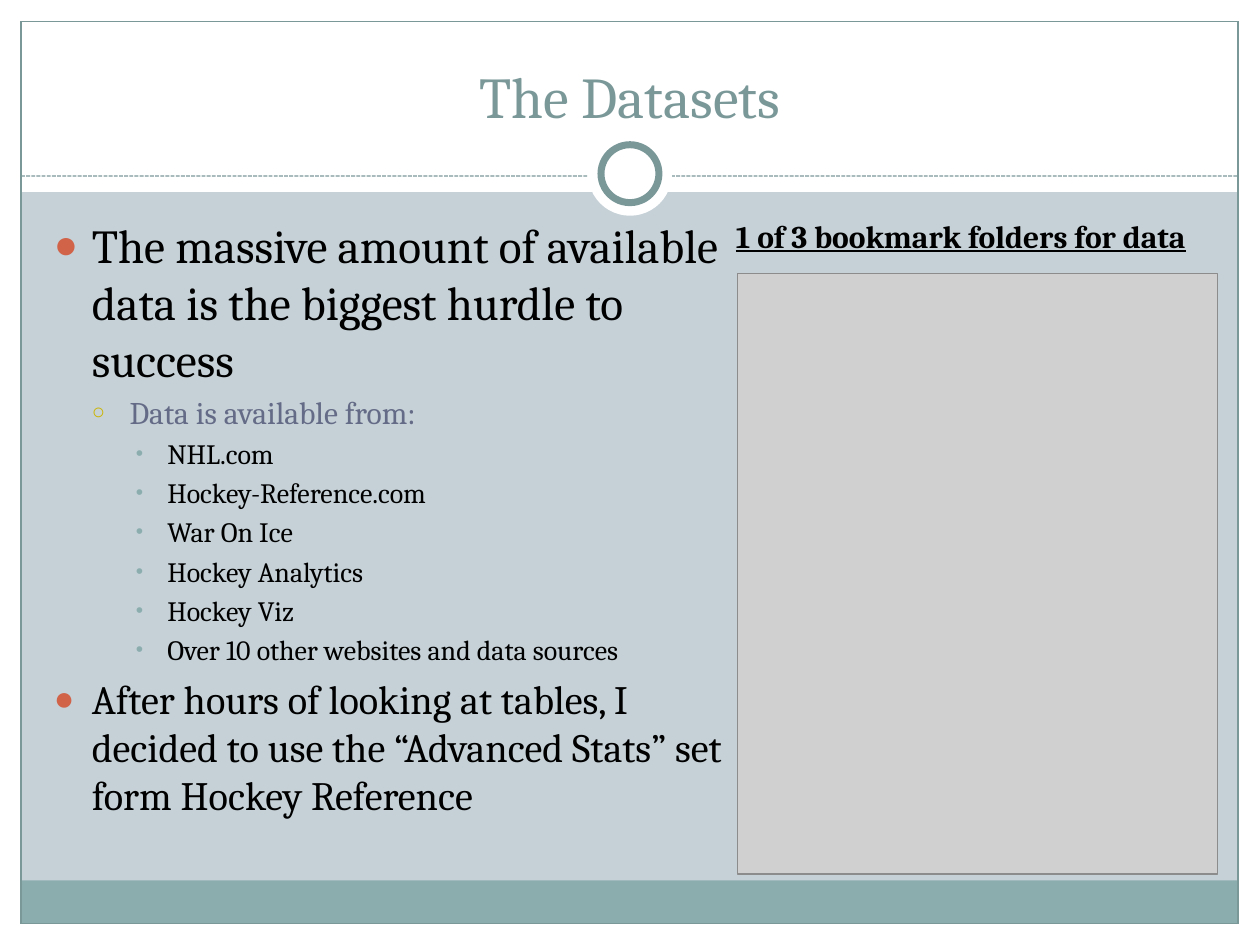
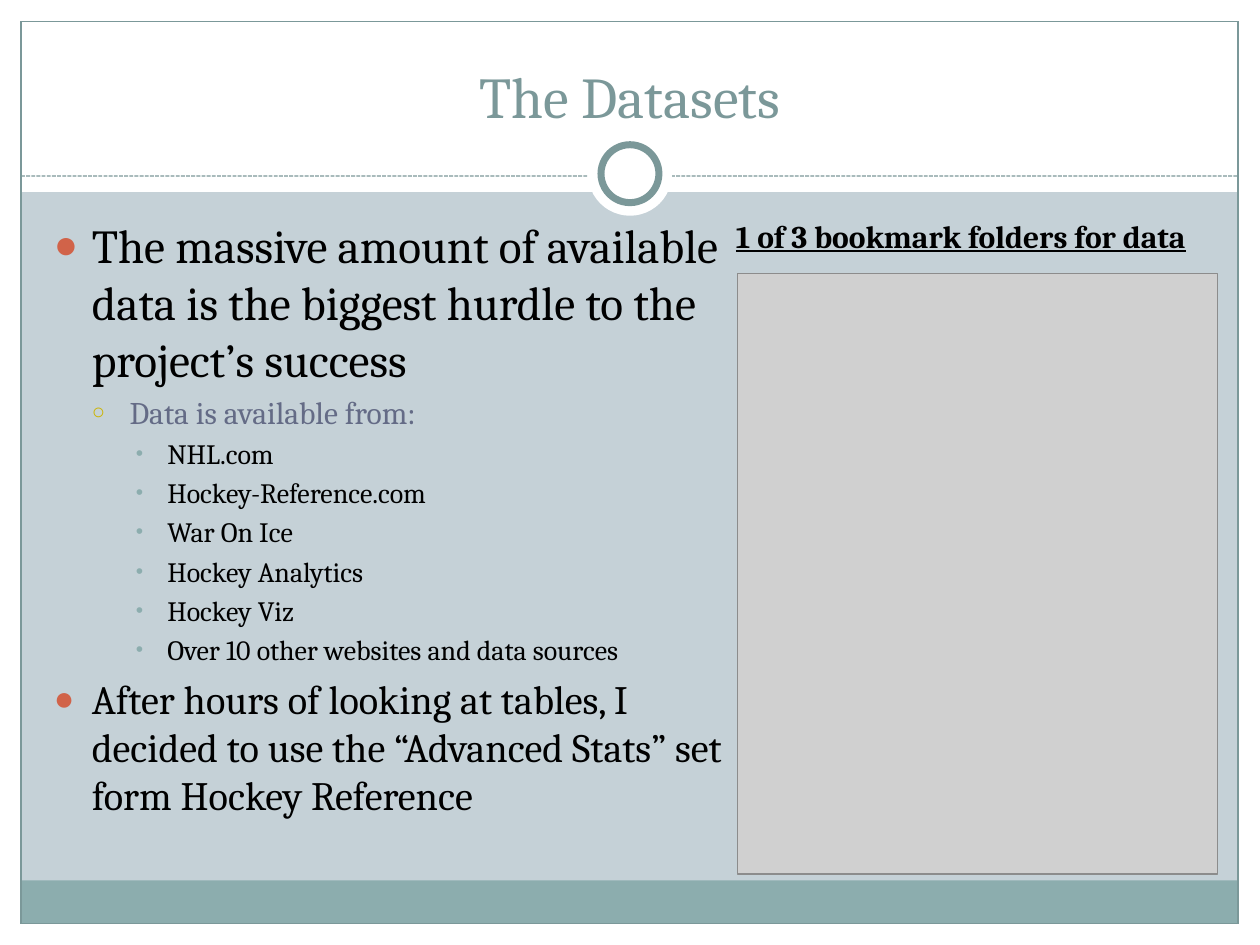
Before and after one commit to themp731/Projects, a slide deck: slide 5 of Final_Data/Deliverables/Presentation.pptx. Drawn at 1260x945 pixels with LibreOffice and Linux fonts; fonts in the diff are those of the drawing; grey boxes stand for pictures. Boxes give left, top, right and bottom in pixels: in the first picture for what was removed or moved away, otherwise in the second. Text is boxed around its words. In the diff, an @@ line names an element or a change of style, - is before the commit and + after.

Commit message:
Final Project

```diff
--- a/Final_Data/Deliverables/Presentation.pptx
+++ b/Final_Data/Deliverables/Presentation.pptx
@@ text at <box>92,229,718,387</box>: text changed @@
-● The massive amount of available data is the biggest hurdle to success
+● The massive amount of available data is the biggest hurdle to the project’s success
```
Also in this commit, not shown: 2 other slides changed, 6 other files.
